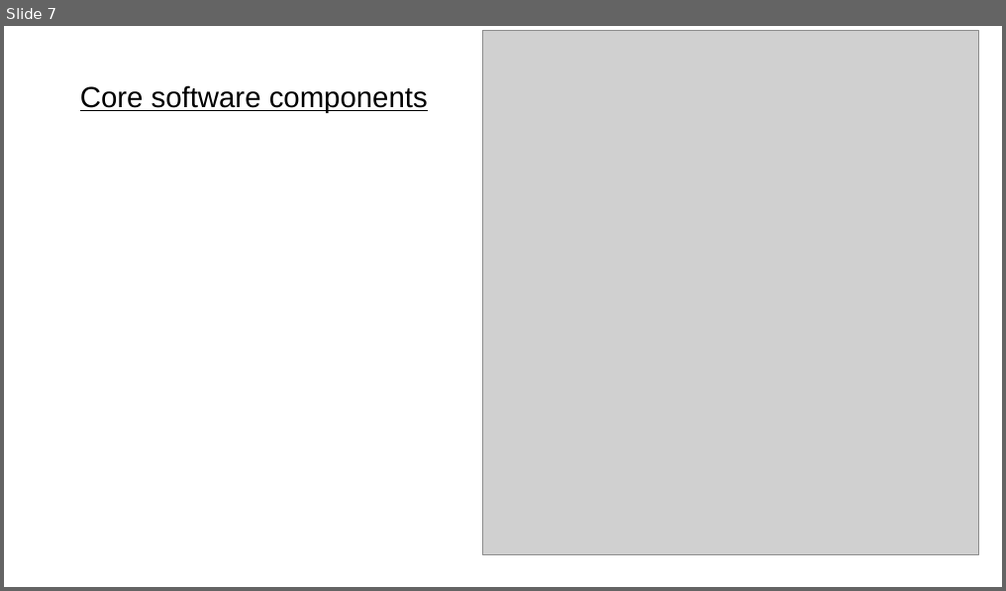
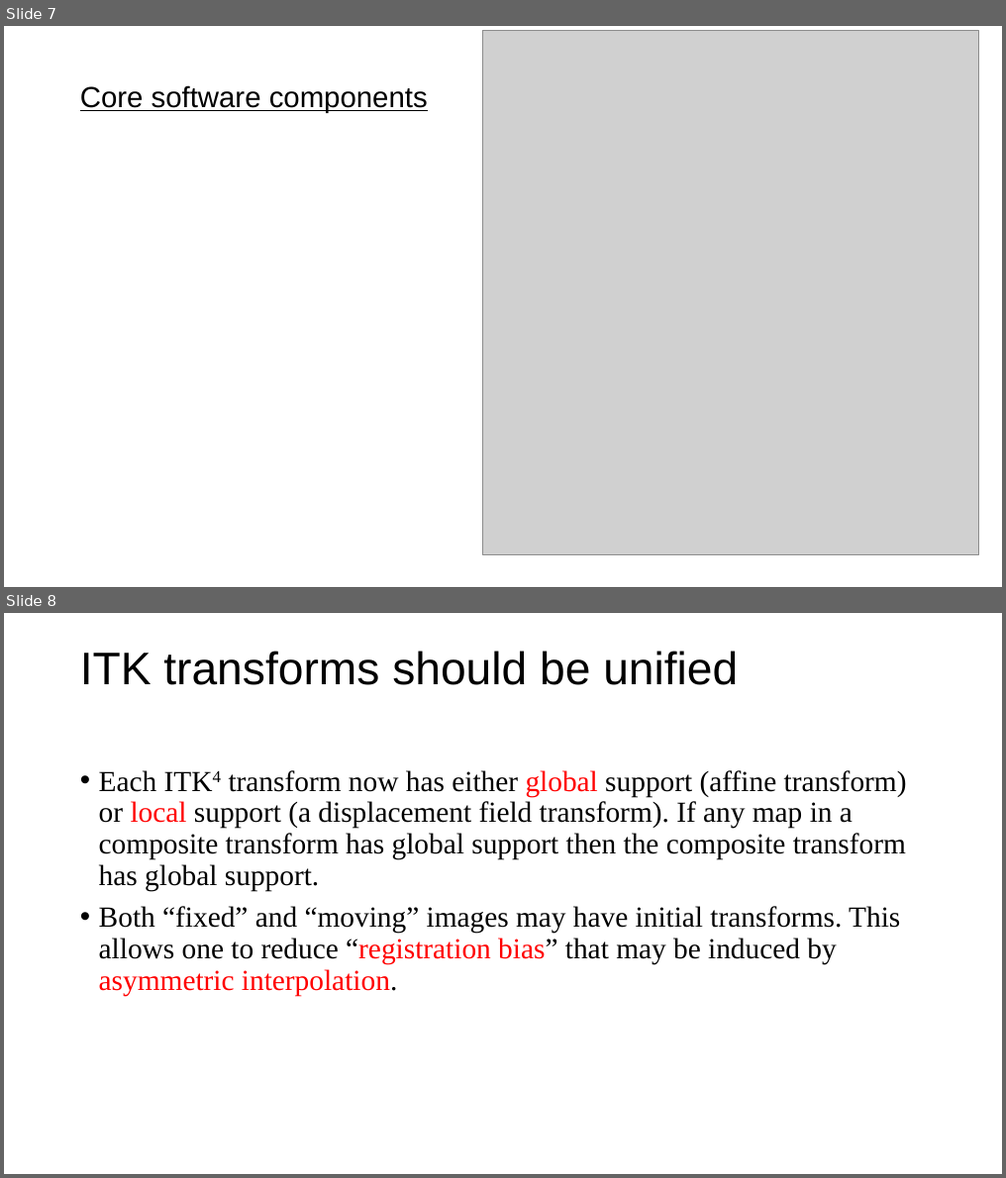
Before and after one commit to autotntfan/BIP, a slide deck: The insight toolkit image registration framework.pptx. Shown one above the other, each under a label of ours: slide 7 before the commit, slides 7 and 8 after it. The pictures are 1006x591 and 1006x1178 pixels, drawn with LibreOffice and Linux fonts; fonts in the diff are those of the drawing; grey boxes stand for pictures. Boxes give left, top, right and bottom in pixels: in the first picture for what was removed or moved away, otherwise in the second. Text is boxed around its words. In the diff, an @@ line names an element or a change of style, - is before the commit and + after.

```diff
--- a/The insight toolkit image registration framework.pptx
+++ b/The insight toolkit image registration framework.pptx
@@ slide 8 added at (4,613,1002,1174), background #FFFFFF @@
@@ title added at (80,651,738,685), 44 pt, text #000000 @@
+ITK transforms should be unified
@@ text added at (99,770,907,996), 28 pt, text #000000 @@
+• Each ITK4 transform now has either global support (affine transform) or local support (a displacement field transform). If any map in a composite transform has global support then the composite transform has global support.
+• Both “fixed” and “moving” images may have initial transforms. This allows one to reduce “registration bias” that may be induced by asymmetric interpolation.
```
Also in this commit, not shown: 1 slide changed, 2 other slides added.
